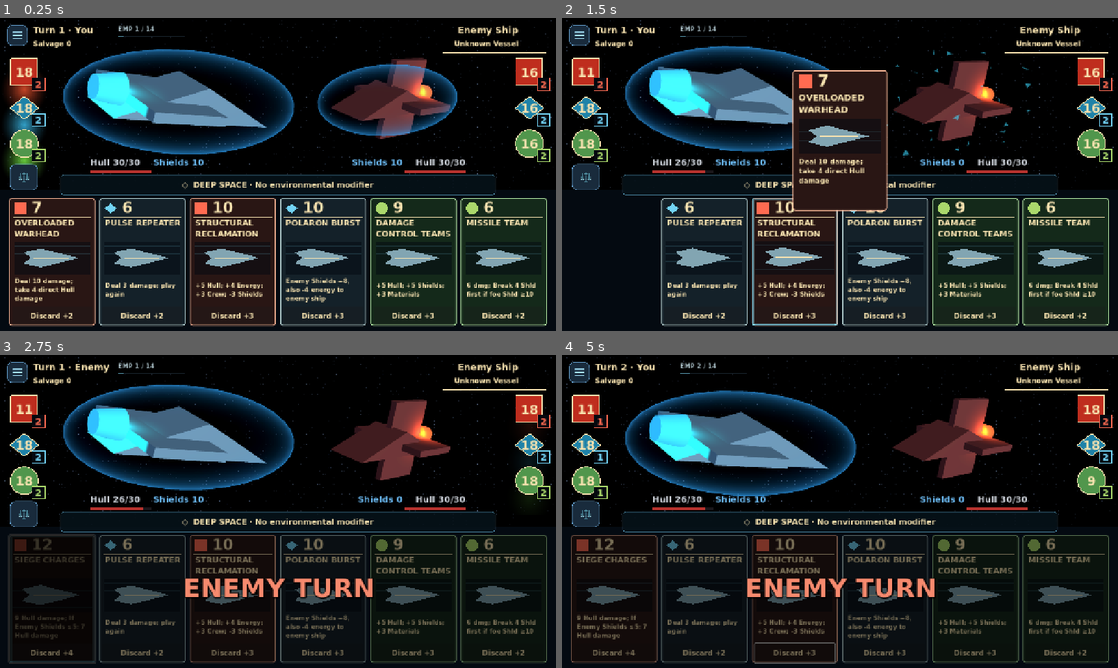
Above: before the commit, frames 1-4 (two rows, left to right).
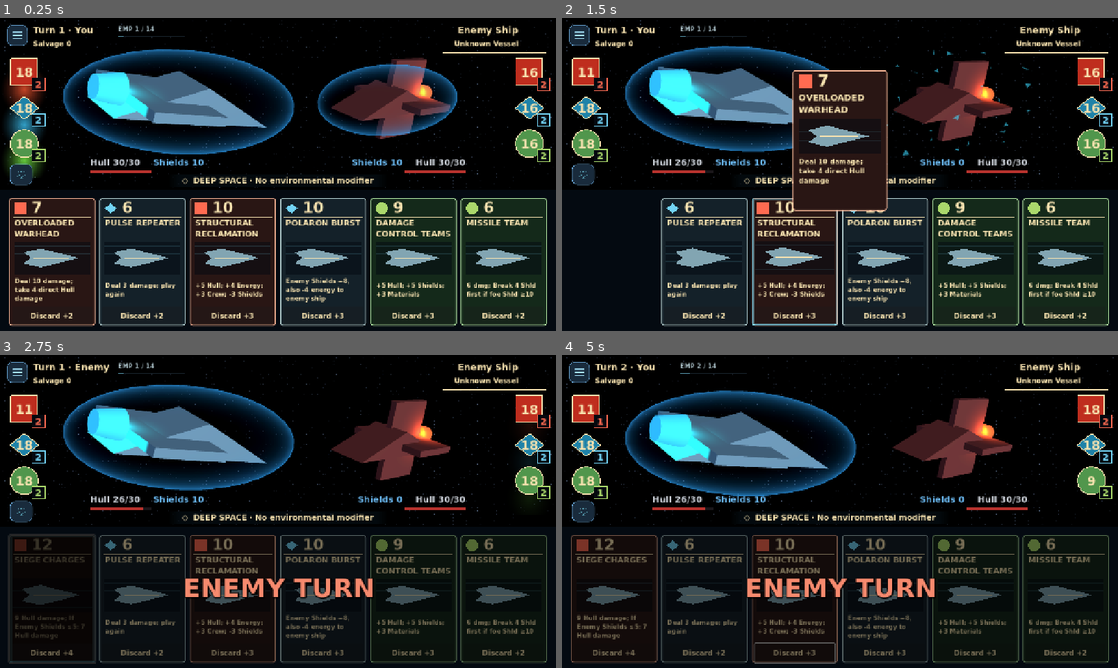
Above: after the commit, the same moments.

Repository: RPGMaster2000/arcospace
Game: Godot game, scene res://scenes/board_3d.tscn
Two runs of this game, one before a commit and one after it. Both use one fixed random seed, a clock stepped at 60 frames per second and the inputs below. This scene is started directly instead of the project's main scene. Sound files missing from this copy of the repository are replaced by a short silence.
Inputs (mouse positions are in pixels of both pictures, inside the frame that each line leads up to):
- Up to frame 1 (0.25 s): no input
- Up to frame 2 (1.5 s): tap Enter (ui_accept) at 0.5, 0.77 s; move the mouse to (962, 158) at 0.52 s; hold Up (ui_up) 0.53-1.25 s; tap Tab at 0.6 s; click (962, 158) at 0.67 s; drag from (728, 190) to (812, 237) at 1.27 s
- Up to frame 3 (2.75 s): move the mouse to (333, 442) at 2.02 s; hold Up (ui_up) from 2.03 s (still down); tap Tab at 2.1 s
- Up to frame 4 (5 s): release Up (ui_up) at 2.75 s; drag from (812, 574) to (673, 464) at 2.77 s; move the mouse to (1006, 558) at 3.52 s; hold Down (ui_down) 3.53-4.25 s; tap Tab at 3.6 s; tap Enter (ui_accept) at 3.77 s; drag from (673, 464) to (756, 433) at 4.27 s

The runs differ from the first frame. In frame 1, 1.5% of the frame differs, in the area x 1-89%, y 46-57%; in frame 2, 1.0%; in frame 3, 1.5%; in frame 4, 1.5%.

Commit message:
Soften modifier strip and tighten battle HUD edge spacing
Use a 50% background with short native geometry fades beyond the text, raise its visual center by ten pixels, remove redundant horizontal left-column padding, and reduce the allocation button while keeping its touch height.

Diff:
--- a/scripts/board.gd
+++ b/scripts/board.gd
@@ -803,10 +803,17 @@
 	add_child(allocation_popup)
 	allocation_button = Button.new()
 	allocation_button.name = "PowerAllocation"
-	allocation_button.custom_minimum_size = Vector2(64, 48)
+	allocation_button.custom_minimum_size = Vector2(52, 48)
 	allocation_button.add_theme_font_override("font", ResultPresentation.UI_FONT)
-	allocation_button.add_theme_font_size_override("font_size", 26)
+	allocation_button.add_theme_font_size_override("font_size", 22)
 	ResultPresentation.action(allocation_button)
+	for state in ["normal", "hover", "pressed", "disabled", "focus"]:
+		var box: StyleBoxFlat = allocation_button.get_theme_stylebox(state).duplicate()
+		box.content_margin_left = 8
+		box.content_margin_right = 8
+		box.content_margin_top = 6
+		box.content_margin_bottom = 6
+		allocation_button.add_theme_stylebox_override(state, box)
 	add_child(allocation_button)
 	allocation_popup.mode_selected.connect(_select_allocation)
 	allocation_button.pressed.connect(
--- a/scripts/ui/battle_layout.gd
+++ b/scripts/ui/battle_layout.gd
@@ -1,6 +1,6 @@
 extends RefCounted
 # RESPONSIBILITY: Fit battle utility controls; never move ships, cards or combat status bars.
-const BUTTON_SIZE = Vector2(64, 48)
+const BUTTON_SIZE = Vector2(52, 48)
 
 
 static func safe_insets(view: Control) -> Vector4:
@@ -25,13 +25,14 @@
 
 static func fit(view: Control, menu: Button, allocation: Button) -> void:
 	var inset := safe_insets(view)
-	menu.position = Vector2(16 + inset.x, 16 + inset.y)
+	# Keep the left column at the content edge; a display-wide inset creates a second gutter.
+	menu.position = Vector2(16, 16 + inset.y)
 	menu.size = Vector2(48, 48)
 	for path in ["TurnLabel", "SalvageLabel"]:
 		view.get_node(path).position.x = menu.position.x + menu.size.x + 12
 		view.get_node(path).position.y = (15 if path == "TurnLabel" else 50) + inset.y
 	for index in range(1, 4):
-		view.get_node("PlayerResource%d" % index).position.x = 23 + inset.x
+		view.get_node("PlayerResource%d" % index).position.x = 23
 		view.get_node("PlayerResource%d" % index).position.y = 92 + (index - 1) * 82 + inset.y
 		view.get_node("EnemyResource%d" % index).position.x = view.size.x - 94 - inset.z
 	allocation.size = BUTTON_SIZE
--- a/scripts/ui/battle_modifier_panel.gd
+++ b/scripts/ui/battle_modifier_panel.gd
@@ -5,6 +5,11 @@
 @export var panel_height: float = 48.0
 @export var panel_font_size: int = 18
 @export var panel_side_padding: float = 140.0
+@export_range(0.0, 1.0) var background_opacity: float = 0.5
+@export var edge_fade_width: float = 24.0
+@export var text_padding: float = 8.0
+@export var bar_height: float = 28.0
+@export var visual_offset_y: float = -10.0
 var details: CanvasLayer
 var current_rules: String = ""
 
@@ -14,13 +19,10 @@
 	$Text.mouse_filter = Control.MOUSE_FILTER_IGNORE
 	$Text.autowrap_mode = TextServer.AUTOWRAP_WORD_SMART
 	$Text.add_theme_font_size_override("font_size", panel_font_size)
-	var background := StyleBoxFlat.new()
-	background.bg_color = Color(0.025, 0.07, 0.10, 0.88)
-	background.border_color = Color(0.35, 0.62, 0.75, 0.55)
-	background.set_border_width_all(1)
-	background.set_corner_radius_all(6)
+	var background := StyleBoxEmpty.new()
 	for state in ["normal", "hover", "pressed", "focus"]:
 		self.add_theme_stylebox_override(state, background)
+	resized.connect(queue_redraw)
 	self.pressed.connect(show_details)
 	details = preload("res://scripts/ui/info_overlay.gd").new()
 	add_child(details)
@@ -31,7 +33,7 @@
 	self.set_anchors_preset(Control.PRESET_TOP_LEFT)
 	self.position = Vector2((board_size.x - width) * 0.5, hand_top - panel_height - 6)
 	self.size = Vector2(width, panel_height)
-	$Text.position = Vector2(10, 2)
+	$Text.position = Vector2(10, 2 + visual_offset_y)
 	$Text.size = Vector2(width - 20, panel_height - 4)
 
 
@@ -43,6 +45,39 @@
 		"[b]%s[/b]\n\n%s" % [modifier.NAMES[modifier.kind], modifier.description(modifier.kind)]
 	)
 	$Progress.value = modifier.meter_value(round_number)
+	queue_redraw()
+
+
+func _draw() -> void:
+	if not has_node("Text"):
+		return
+	var font: Font = $Text.get_theme_font("font")
+	var text_width: float = minf(
+		font.get_string_size($Text.text, HORIZONTAL_ALIGNMENT_LEFT, -1, panel_font_size).x,
+		$Text.size.x
+	)
+	var half_width: float = minf(text_width * 0.5 + text_padding, size.x * 0.5 - edge_fade_width)
+	var left: float = size.x * 0.5 - half_width
+	var right: float = size.x * 0.5 + half_width
+	var top: float = (size.y - bar_height) * 0.5 + visual_offset_y
+	var tint := Color(0.025, 0.07, 0.10, background_opacity)
+	draw_rect(Rect2(left, top, right - left, bar_height), tint)
+	_fade_edge(left - edge_fade_width, left, top, Color(tint, 0.0), tint)
+	_fade_edge(right, right + edge_fade_width, top, tint, Color(tint, 0.0))
+
+
+func _fade_edge(left: float, right: float, top: float, start: Color, finish: Color) -> void:
+	draw_polygon(
+		PackedVector2Array(
+			[
+				Vector2(left, top),
+				Vector2(right, top),
+				Vector2(right, top + bar_height),
+				Vector2(left, top + bar_height)
+			]
+		),
+		PackedColorArray([start, finish, finish, start])
+	)
 
 
 static func compact_status(modifier: Node, round_number: int) -> String:
Not shown, changed: docs/battle_hud_layout.md
